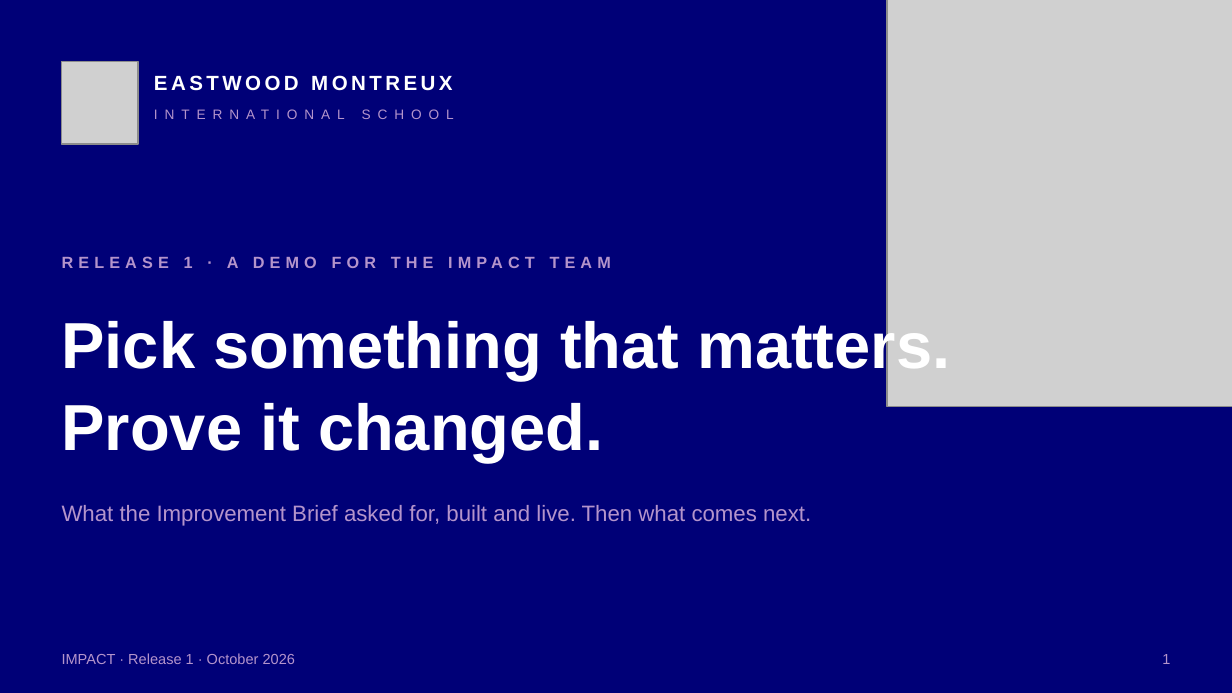
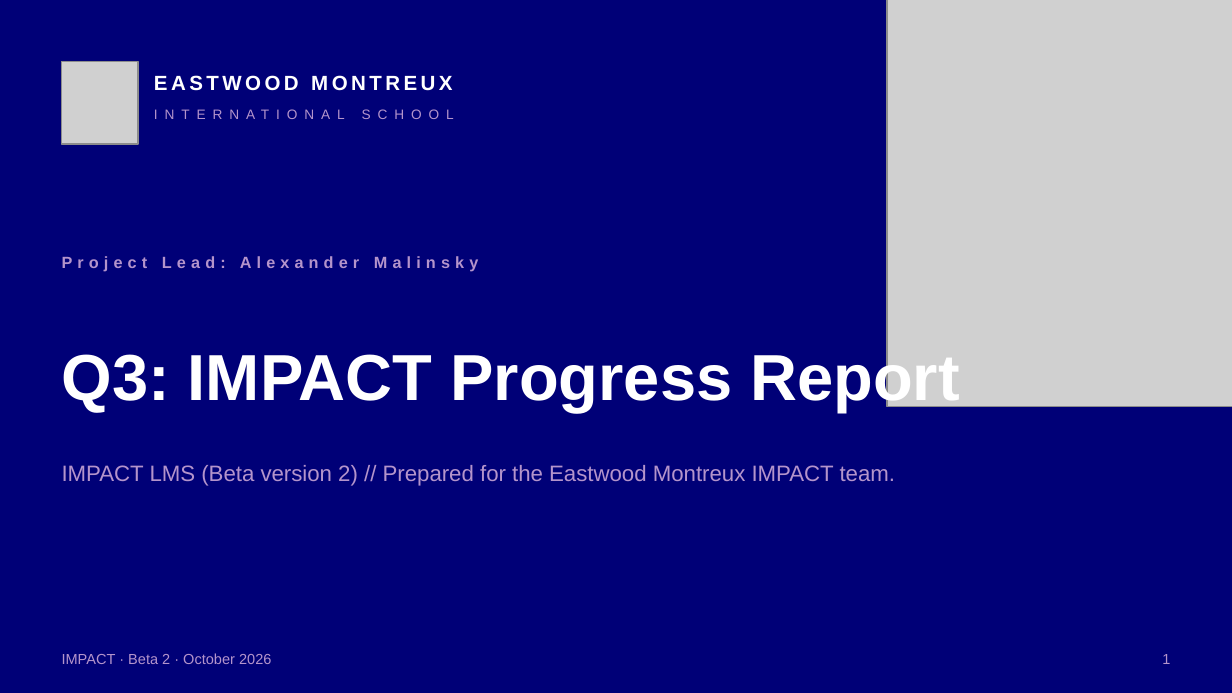
Before and after one commit to alexandermalinsky-brutal-guet-ag/eastwood-impact-lms, a slide deck: slide 1 of docs/IMPACT-Release-1-Demo.pptx. Drawn at 1232x693 pixels with LibreOffice and Linux fonts; fonts in the diff are those of the drawing; grey boxes stand for pictures. Boxes give left, top, right and bottom in pixels: in the first picture for what was removed or moved away, otherwise in the second. Text is boxed around its words. In the diff, an @@ line names an element or a change of style, - is before the commit and + after.

```diff
--- a/docs/IMPACT-Release-1-Demo.pptx
+++ b/docs/IMPACT-Release-1-Demo.pptx
@@ text at (62, 256, 478, 272): text changed @@
-RELEASE 1 · A DEMO FOR THE IMPACT TEAM
+Project Lead: Alexander Malinsky
@@ text at (62, 349, 960, 413): text changed @@
-Pick something that matters.
-Prove it changed.
+Q3: IMPACT Progress Report
@@ text at (62, 465, 896, 486): text changed @@
-What the Improvement Brief asked for, built and live. Then what comes next.
+IMPACT LMS (Beta version 2) // Prepared for the Eastwood Montreux IMPACT team.
@@ text at (62, 653, 271, 664): text changed @@
-IMPACT · Release 1 · October 2026
+IMPACT · Beta 2 · October 2026
```
Also in this commit, not shown: 12 other slides changed, 2 slides added, 1 slide removed.
